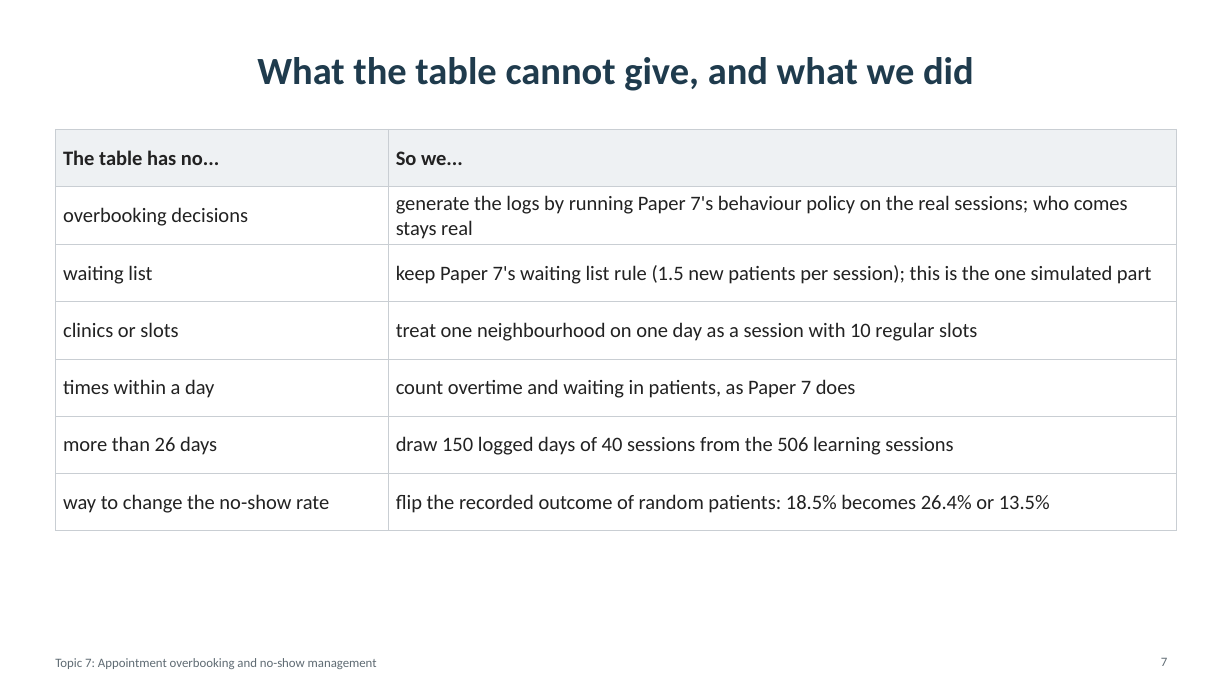
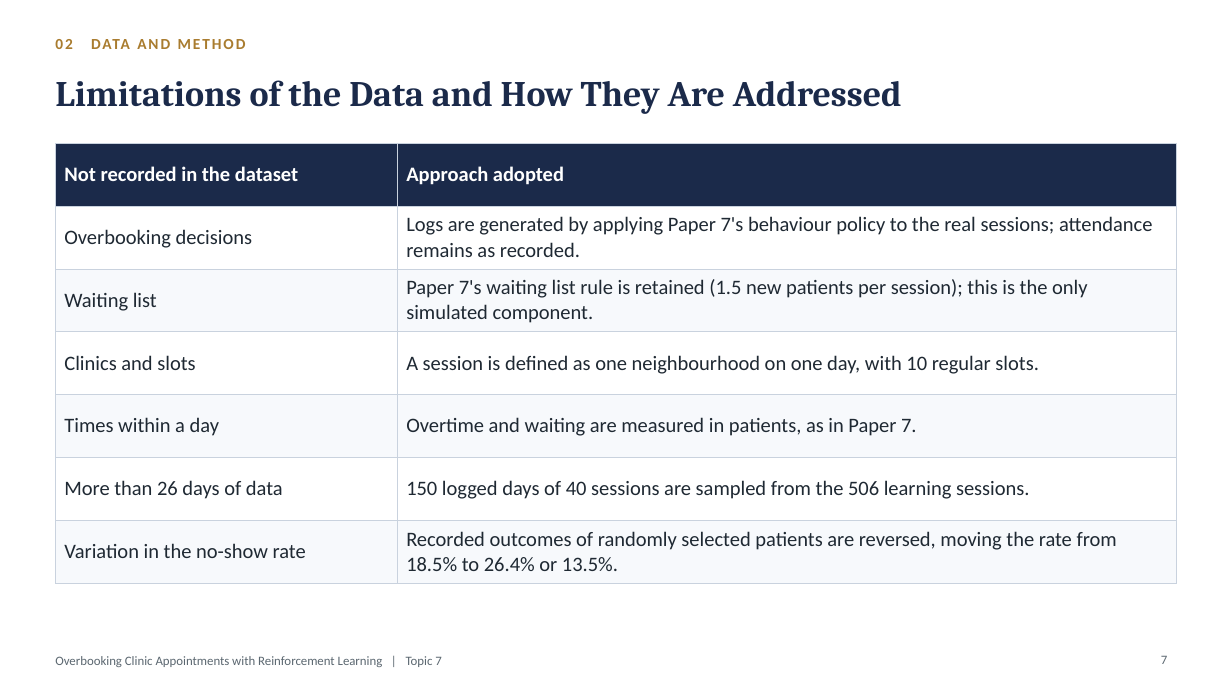
Before and after one commit to Nagasai-Datta/ml_lab, a slide deck: slide 7 of topic7/presentation/Topic7_Overbooking_Presentation.pptx. Drawn at 1232x693 pixels with LibreOffice and Linux fonts; fonts in the diff are those of the drawing. Boxes give left, top, right and bottom in pixels: in the first picture for what was removed or moved away, otherwise in the second. Text is boxed around its words. In the diff, an @@ line names an element or a change of style, - is before the commit and + after.

Commit message:
Presentation: formal wording and a new template

```diff
--- a/topic7/presentation/Topic7_Overbooking_Presentation.pptx
+++ b/topic7/presentation/Topic7_Overbooking_Presentation.pptx
@@ text added at bbox=[55, 39, 493, 107], 12 pt, text #A97C2F, bold @@
+02 DATA AND METHOD
@@ title removed at bbox=[257, 57, 974, 91] @@
-What the table cannot give, and what we did
@@ title added at bbox=[55, 80, 902, 114], 28 pt, text #1B2A4A, bold @@
+Limitations of the Data and How They Are Addressed
@@ table at bbox=[55, 143, 1177, 575] @@
-row 1, column 1: The table has no...
+row 1, column 1: Not recorded in the dataset
-row 1, column 2: So we...
+row 1, column 2: Approach adopted
-row 2, column 1: overbooking decisions
+row 2, column 1: Overbooking decisions
-row 2, column 2: generate the logs by running Paper 7's behaviour policy on the real sessions; who comes stays real
+row 2, column 2: Logs are generated by applying Paper 7's behaviour policy to the real sessions; attendance remains as recorded.
-row 3, column 1: waiting list
+row 3, column 1: Waiting list
-row 3, column 2: keep Paper 7's waiting list rule (1.5 new patients per session); this is the one simulated part
+row 3, column 2: Paper 7's waiting list rule is retained (1.5 new patients per session); this is the only simulated component.
-row 4, column 1: clinics or slots
+row 4, column 1: Clinics and slots
-row 4, column 2: treat one neighbourhood on one day as a session with 10 regular slots
+row 4, column 2: A session is defined as one neighbourhood on one day, with 10 regular slots.
-row 5, column 1: times within a day
+row 5, column 1: Times within a day
-row 5, column 2: count overtime and waiting in patients, as Paper 7 does
+row 5, column 2: Overtime and waiting are measured in patients, as in Paper 7.
-row 6, column 1: more than 26 days
+row 6, column 1: More than 26 days of data
-row 6, column 2: draw 150 logged days of 40 sessions from the 506 learning sessions
+row 6, column 2: 150 logged days of 40 sessions are sampled from the 506 learning sessions.
-row 7, column 1: way to change the no-show rate
+row 7, column 1: Variation in the no-show rate
-row 7, column 2: flip the recorded outcome of random patients: 18.5% becomes 26.4% or 13.5%
+row 7, column 2: Recorded outcomes of randomly selected patients are reversed, moving the rate from 18.5% to 26.4% or 13.5%.
@@ fill #EEF1F3 to #1B2A4A in row 1 @@
@@ fill #FFFFFF to #F7F9FC in 6 cells @@
@@ borders changed @@
@@ table: place and size @@
-table at bbox=[55, 129, 1177, 517]
+table at bbox=[55, 143, 1177, 575]
@@ text at bbox=[55, 656, 441, 667]: text changed; text colour #5F6B73 to #5B6770 @@
-Topic 7: Appointment overbooking and no-show management
+Overbooking Clinic Appointments with Reinforcement Learning | Topic 7
@@ page number at bbox=[1161, 656, 1167, 664]: text colour #5F6B73 to #5B6770 @@
```
Also in this commit, not shown: 19 other slides changed, 1 slide added, 1 slide removed, 1 other file.
